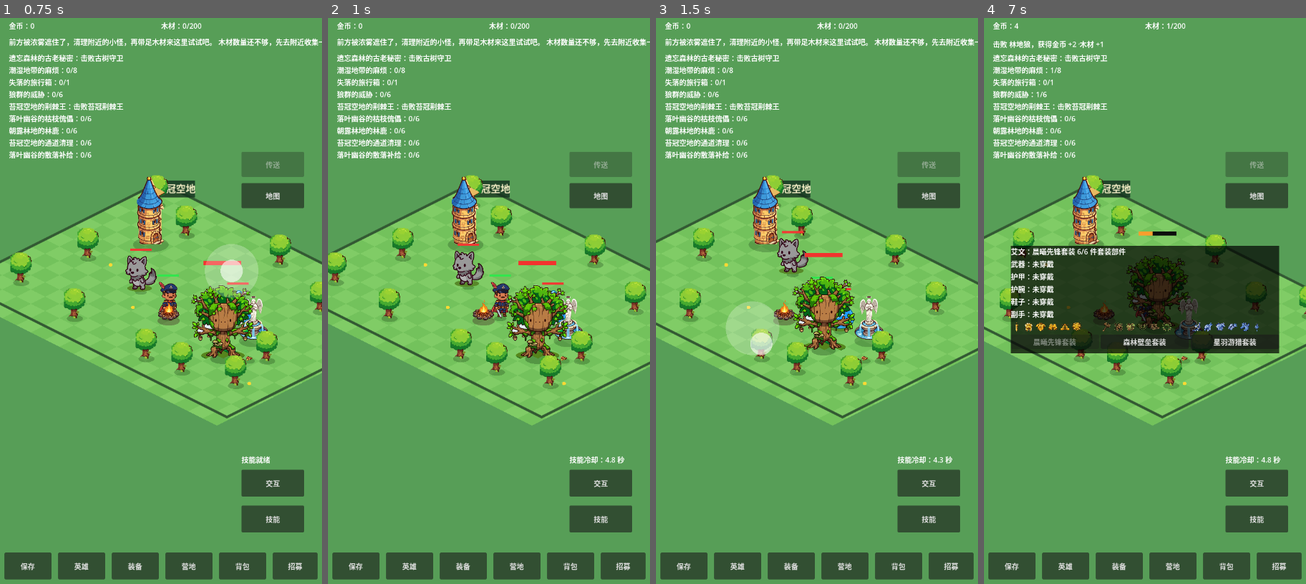
Above: before the commit, frames 1-4 (left to right).
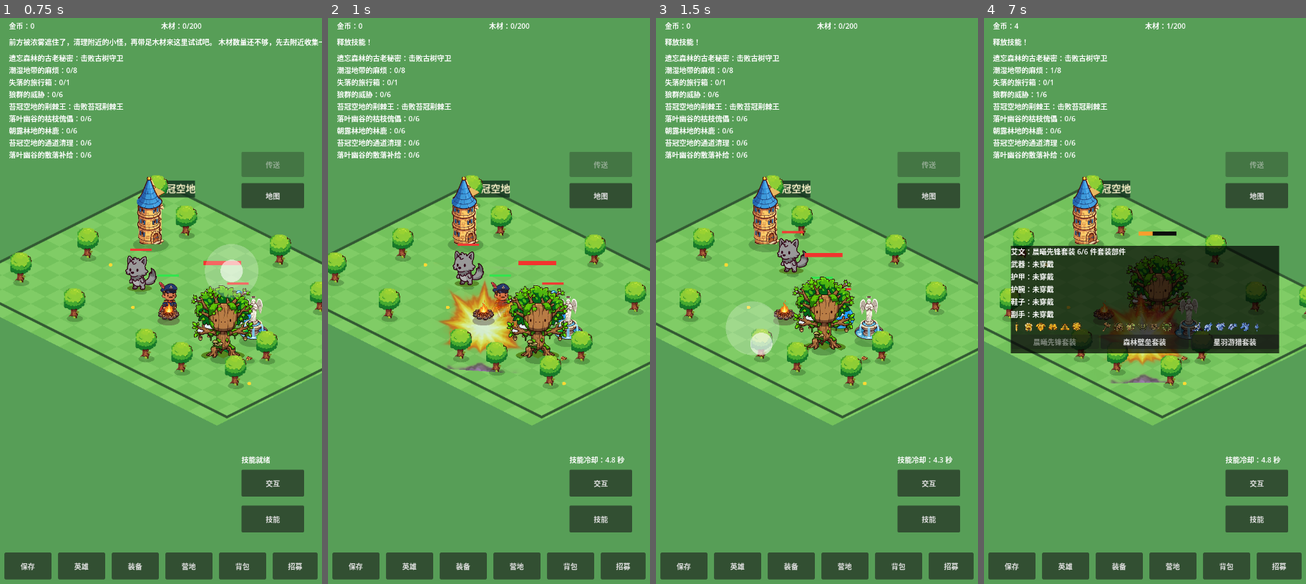
Above: after the commit, the same moments.

Repository: oneyi53/game
Game: Godot game, scene res://scenes/main.tscn
Two runs of this game, one before a commit and one after it. Both use one fixed random seed, a clock stepped at 60 frames per second and the inputs below.
Inputs (mouse positions are in pixels of both pictures, inside the frame that each line leads up to):
- Up to frame 1 (0.75 s): tap Enter at 0.5 s; move the mouse to (231, 272) at 0.52 s; hold Right (ui_right) from 0.53 s (still down); tap E at 0.6 s; click (231, 272) at 0.67 s
- Up to frame 2 (1 s): keep holding Right (ui_right); tap Space at 0.77 s
- Up to frame 3 (1.5 s): release Right (ui_right) at 1.25 s; drag from (752, 329) to (800, 414) at 1.27 s
- Up to frame 4 (7 s): move the mouse to (1177, 170) at 2.02 s; hold Right (ui_right) 2.03-2.75 s; tap Q at 2.1, 6.6 s; drag from (1128, 414) to (1048, 216) at 2.77 s; move the mouse to (1241, 385) at 3.52 s; hold Left (ui_left) 3.53-4.25 s; tap B at 3.6 s; tap Space at 3.77, 6.77 s; drag from (1048, 216) to (1096, 153) at 4.27 s; move the mouse to (1161, 301) at 5.02 s; hold Down (ui_down) 5.03-5.75 s; tap E at 5.1 s; click (1161, 301) at 5.17 s; drag from (1096, 153) to (1080, 329) at 5.77 s; move the mouse to (1215, 272) at 6.52 s; hold Up (ui_up) from 6.53 s (still down)

Frame 1 is identical in both runs. In frame 2, 2.3% of the frame differs, in the area x 2-100%, y 3-63%; in frame 3, 0.7%; in frame 4, 1.3%.
Error before the commit: Parse Error: The member "Projection" cannot have the same name as a builtin type. (res://scripts/fx/effect_player.gd:4)

Commit message:
fix: rename projection alias to avoid Godot builtin type

Diff:
--- a/scripts/fx/effect_player.gd
+++ b/scripts/fx/effect_player.gd
@@ -1,7 +1,7 @@
 extends RefCounted
 class_name EffectPlayer
 
-const Projection = preload("res://scripts/core/world_projection.gd")
+const WorldProjectionScript = preload("res://scripts/core/world_projection.gd")
 
 # Draws a painted region from the original Hero World effect atlas.
 # Atlas entries are individual illustrations, so animate them with
@@ -17,9 +17,9 @@
     sprite.centered = true
     sprite.rotation = start_rotation
     sprite.z_as_relative = false
-    sprite.z_index = clampi(int(Projection.screen_depth(world_position) / 4.0) + 1, 1, 1024)
+    sprite.z_index = clampi(int(WorldProjectionScript.screen_depth(world_position) / 4.0) + 1, 1, 1024)
     parent.add_child(sprite)
-    sprite.global_position = Projection.world_to_screen(world_position)
+    sprite.global_position = WorldProjectionScript.world_to_screen(world_position)
     var final_scale := Vector2(target_size.x / atlas_region.size.x, target_size.y / atlas_region.size.y)
     sprite.scale = final_scale * 0.52
     sprite.modulate.a = 1.0
